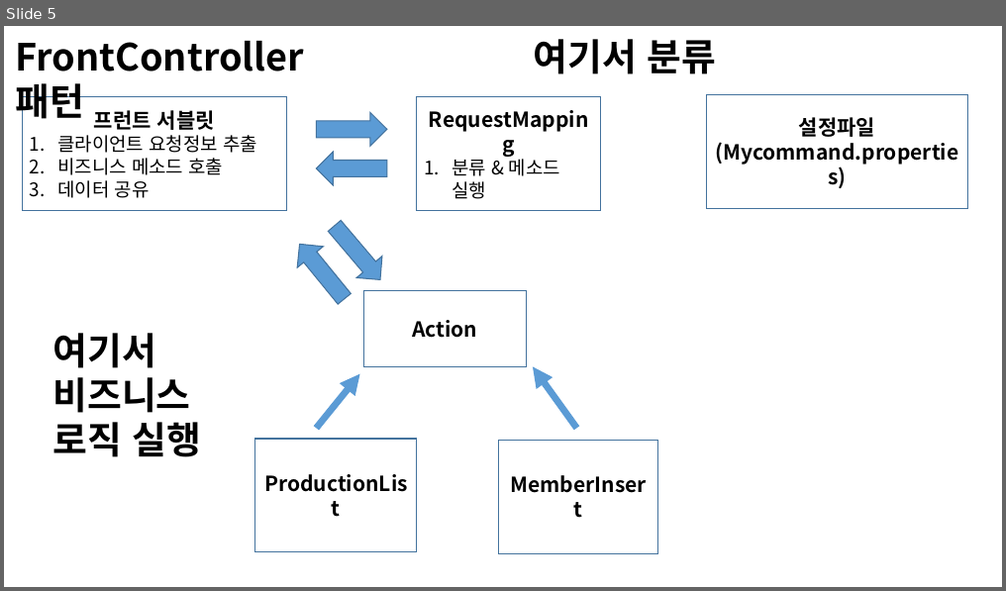
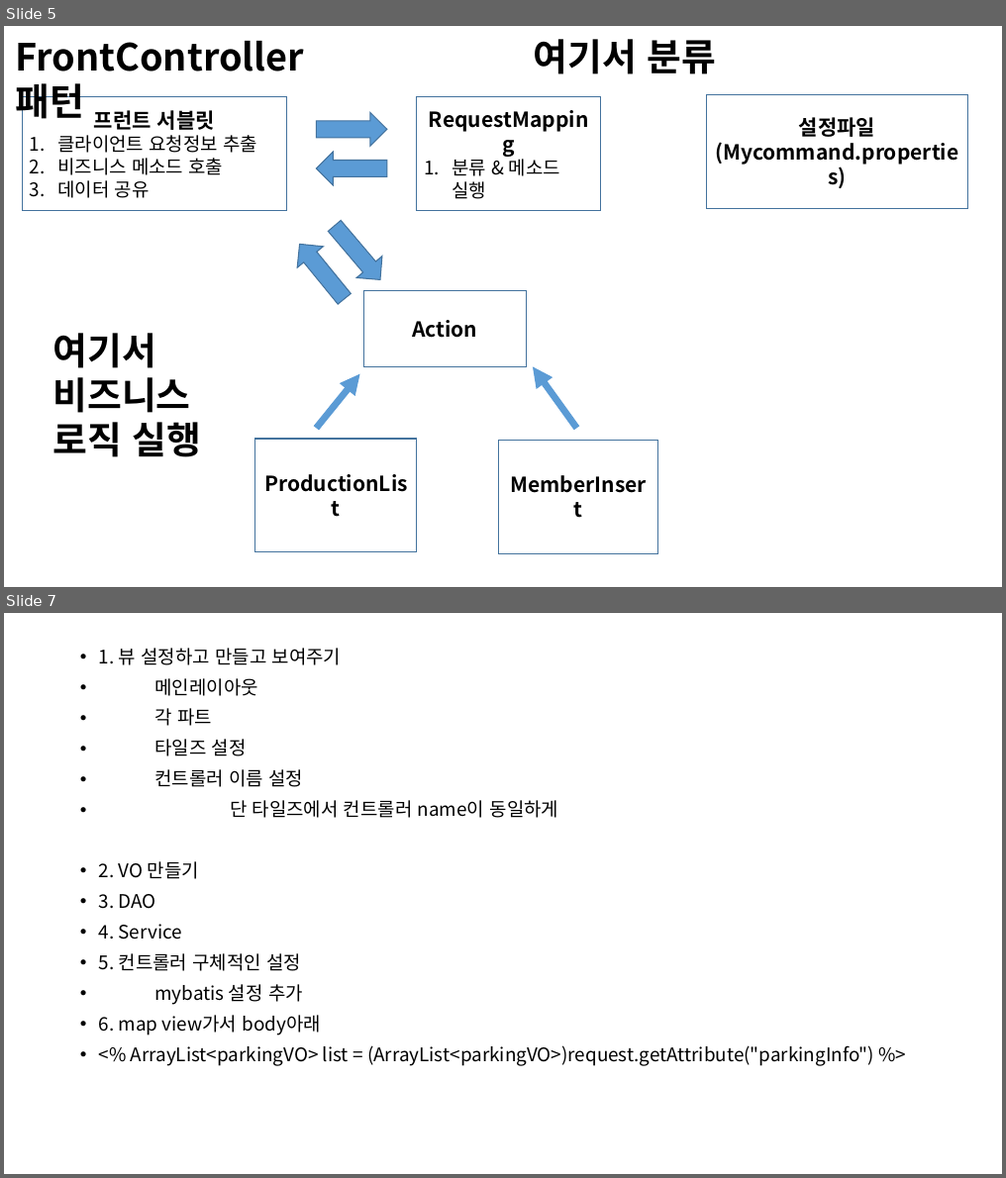
Before and after one commit to jaywagger/TIL, a slide deck: 3. HTML/프레젠테이션1.pptx. Shown one above the other, each under a label of ours: slide 5 before the commit, slides 5 and 7 after it; the slides between them are not shown. The pictures are 1006x591 and 1006x1178 pixels, drawn with LibreOffice and Linux fonts; fonts in the diff are those of the drawing. Boxes give left, top, right and bottom in pixels: in the first picture for what was removed or moved away, otherwise in the second. Text is boxed around its words. In the diff, an @@ line names an element or a change of style, - is before the commit and + after.

```diff
--- a/3. HTML/프레젠테이션1.pptx
+++ b/3. HTML/프레젠테이션1.pptx
@@ slide 7 added at (x1=4, y1=613, x2=1002, y2=1174), background #FFFFFF @@
@@ text added at (x1=99, y1=648, x2=874, y2=1066), 18 pt, text #000000 @@
+• 1. 뷰 설정하고 만들고 보여주기
+• 메인레이아웃
+• 각 파트
+• 타일즈 설정
+• 컨트롤러 이름 설정
+• 단 타일즈에서 컨트롤러 name이 동일하게
+• 2. VO 만들기
+• 3. DAO
+• 4. Service
+• 5. 컨트롤러 구체적인 설정
+• mybatis 설정 추가
+• 6. map view가서 body아래
+• <% ArrayList<parkingVO> list = (ArrayList<parkingVO>)request.getAttribute("parkingInfo") %>
```
Also in this commit, not shown: 2 other slides added.
